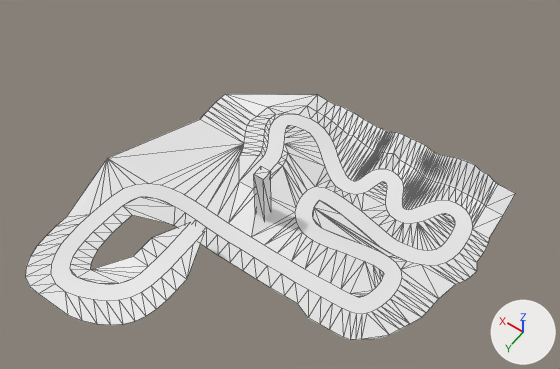
What one commit did to the glTF model public/models/track.gltf.
The view is the same before and after, from a 50 mm lens placed at (-3.68, 6.77, 12.47), pointed at (1.48, -0.46, 1.12). The lights are fixed; the arrows at lower right show +X, +Y and +Z. Mesh edges are drawn as thin lines on the coarser meshes. Where no turn or scale is listed for an object, it has been applied to the vertices. Vertices at the same position are counted once.

The first picture shows 'grass', 'tower', 'track'.
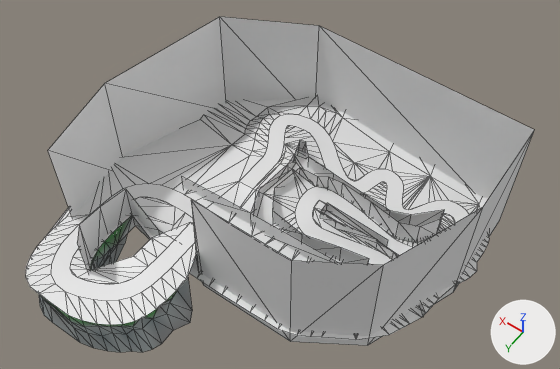
Location of each change, [x1, y1, x2, y2] in pixels of the pictures (560 x 369 px):
'barrier', added
    after: [48, 17, 534, 346]
'grass', reshaped
    before: [26, 94, 515, 340]
    after: [26, 97, 489, 340]
'decor', added
    after: [39, 216, 192, 352]
'tower', deleted
    before: [254, 167, 271, 220]
part 1 of me_track_002, cut back
    before: [107, 95, 515, 340]
    after: [46, 97, 489, 340]

Edits to the bpy script that builds the scene:
```text
Add mat_material_002:
    mat_material_002 = bpy.data.materials.new('Material.002')
    mat_material_002.use_nodes = True; mat_material_002.node_tree.nodes.clear()
    _N = mat_material_002.node_tree.nodes; _L = mat_material_002.node_tree.links
    n0 = _N.new('ShaderNodeBsdfPrincipled'); n0.name = 'Principled BSDF'
    n1 = _N.new('ShaderNodeOutputMaterial'); n1.name = 'Material Output'
    n2 = _N.new('ShaderNodeVertexColor'); n2.name = 'Color Attribute'
    _L.new(n0.outputs[0], n1.inputs[0])  # 'BSDF' to 'Surface'
    _L.new(n2.outputs[0], n0.inputs[0])  # 'Color' to 'Base Color'
Change me_track_002:
    used by ob_grass; location = (0.0, 0.0, 0.0)
    remove me_track_002.from_pydata(...)  # 542 vertices, 616 faces; spans x -2.21..5.12, y -3.45..3.63, z -0.11..0.73
    add me_track_002.from_pydata(...)  # 447 vertices, 481 faces; spans x -2.21..5.12, y -3.75..3.63, z -0.09..0.73
    me_track_002 part 1
    120 vertices are removed from x -2.07..3.31, y -3.45..0.99, z -0.11..0.57
    271 faces are deleted
    9 vertices in x 0.11..2.49, y 0.9..0.93, z 0.03..0.09 move by (0.0, 0.63, 0.0)
    3 vertices in x 2.9..3.05, y -2.6..-2.27, z 0.32..0.33 move by (0.17, 0.0, -0.09)
    8 vertices move from x -0.43..3.47, y -2.11..1.02, z -0.08..0.33 to x -0.43..3.47, y -2.1..1.42, z 0.01..0.29
    25 vertices are added at x -1.53..3.41, y -3.75..1.55, z -0.07..0.6
    136 new faces join them
Add me_track_001:
    me_track_001.from_pydata(...)  # 121 vertices, 176 faces; spans x 1.64..4.68, y 0.98..3.63, z -0.65..0.73
    me_track_001.materials.append(mat_material_002)
Add me_plane_002:
    me_plane_002.from_pydata(...)  # 108 vertices, 104 faces; spans x -1.34..5.62, y -2.32..3.83, z -0.42..2.31
Remove ob_tower:
    ob_tower = bpy.data.objects.new('tower', me_cube_001)
    ob_tower.location = (1.75, -0.28, 0.78)
Add ob_decor:
    ob_decor = bpy.data.objects.new('decor', me_track_001)
    ob_decor.location = (0.0, 0.0, 0.0)
Add ob_barrier:
    ob_barrier = bpy.data.objects.new('barrier', me_plane_002)
    ob_barrier.location = (-0.7, -1.03, 0.05)
```
